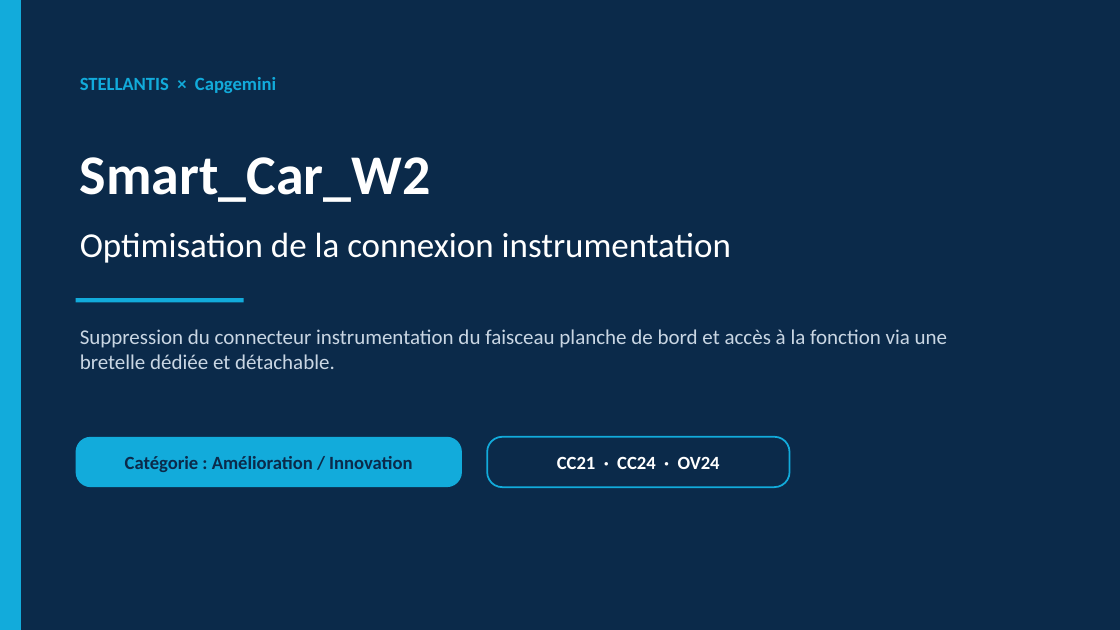
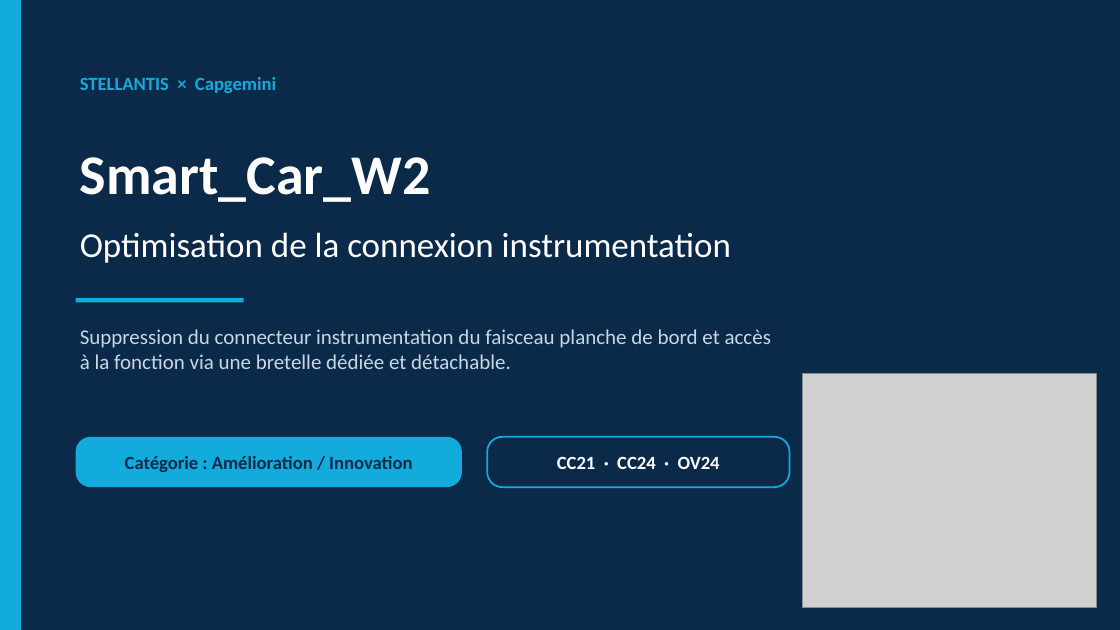
Before and after one commit to OUBELLA22/PRESENTATION-PROP-EMP, a slide deck: slide 1 of Smart_Car_W2_Instrumentation.pptx. Drawn at 1120x630 pixels with LibreOffice and Linux fonts; fonts in the diff are those of the drawing; grey boxes stand for pictures. Boxes give left, top, right and bottom in pixels: in the first picture for what was removed or moved away, otherwise in the second. Text is boxed around its words. In the diff, an @@ line names an element or a change of style, - is before the commit and + after.

```diff
--- a/Smart_Car_W2_Instrumentation.pptx
+++ b/Smart_Car_W2_Instrumentation.pptx
@@ text "Suppression du connecteur instrumentation du ..." rewrapped from bbox=[80, 329, 947, 369] to bbox=[80, 329, 771, 369] @@
@@ picture added at bbox=[802, 374, 1096, 607] @@
```
Also in this commit, not shown: 2 other slides changed, 5 other files.
